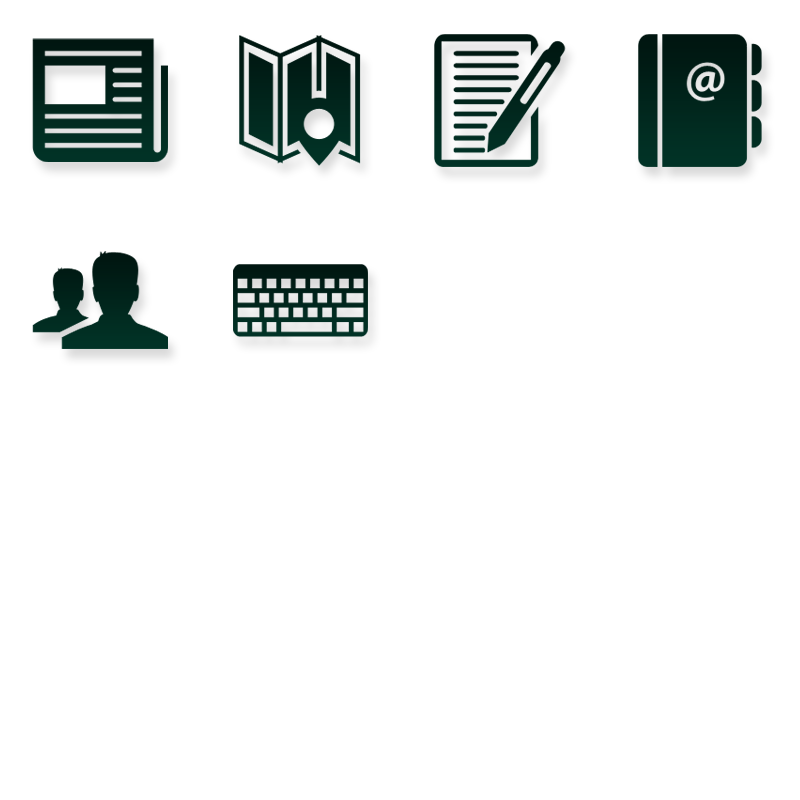
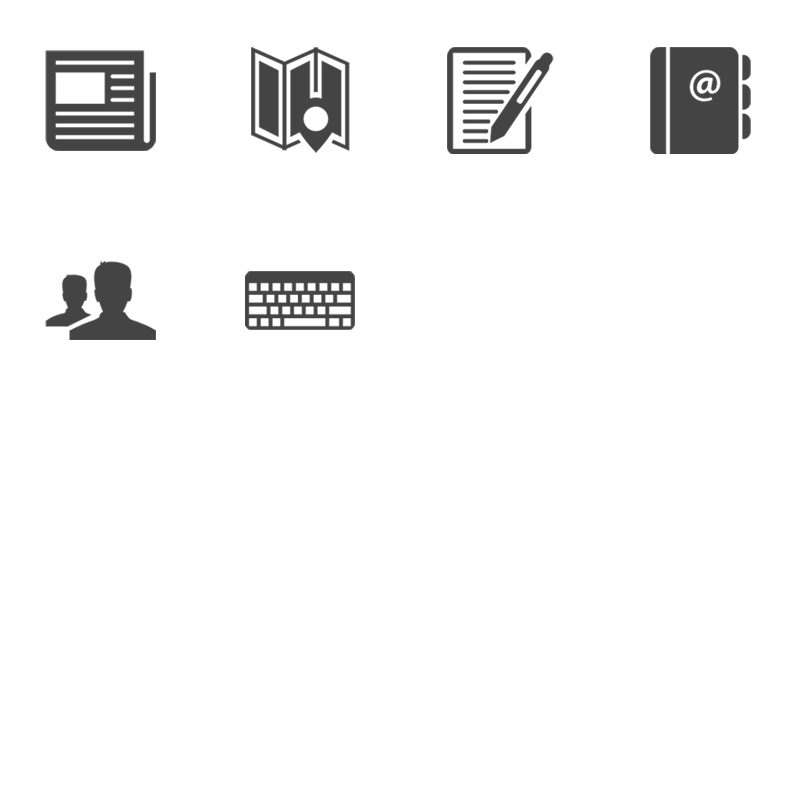
Layered file, before and after one edit (800x800). Changes by layer:
painted on "Cluster Availability" over [233, 264, 368, 337]
painted on "Directory 2 - Group" over [32, 251, 168, 349]
painted on "Directory - Address Book" over [638, 34, 762, 167]
painted on "Feedback" over [434, 34, 566, 167]
painted on "Campus Map" over [239, 35, 361, 166]
painted on "News Feed" over [32, 38, 168, 162]
